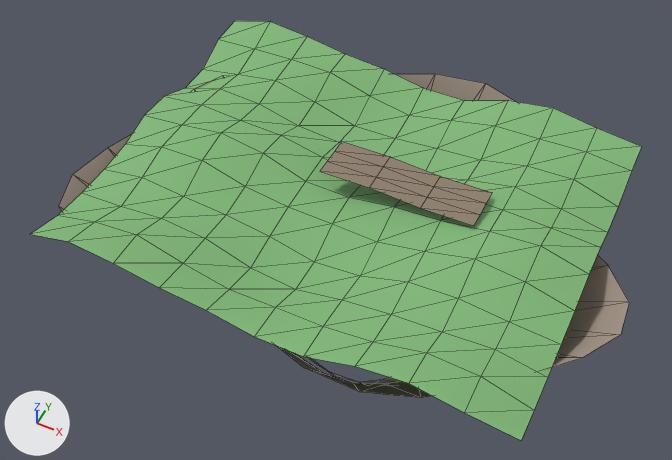
A saved change to the glTF model assets/models/world/island_terrain.gltf.
Rendered twice from a 50 mm camera at (3.07, -6.47, 7.42) aimed at (-0.25, 0.18, -0.88). The axes (+X, +Y, +Z) are drawn at lower left. The lights are the same throughout. The picture after the commit comes second. Mesh edges are drawn as thin lines. Where no turn or scale is listed for an object, it has been applied to the vertices.

The first picture shows 'cliff skirt', 'readable landing soil strip', 'terrain relief surface' and 1 more.
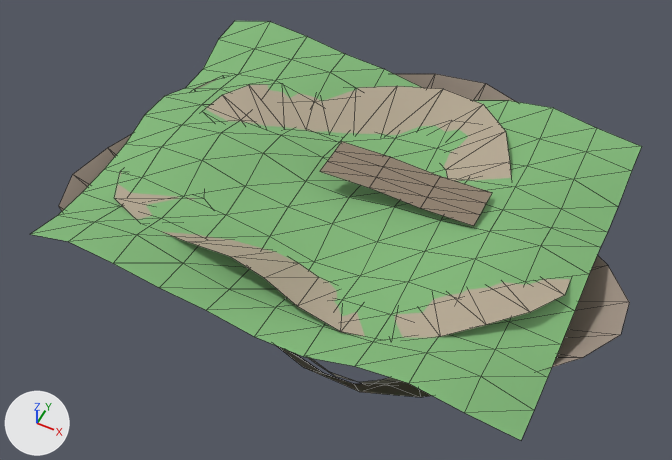
Location of each change, (x1, y1, x2, y2) in pixels of the pictures (672 x 460 px):
'terrace contour ledge', added (beige): after (114, 84, 571, 338)

Diff of the bpy script that builds the scene:
```diff
--- a/assets/models/world/island_terrain.gltf.py
+++ b/assets/models/world/island_terrain.gltf.py
@@ mat_terrace_scree_contour @@
+mat_terrace_scree_contour = principled_material('terrace scree contour')
+mat_terrace_scree_contour.base_color = (0.46, 0.39, 0.29)  # beige #b5a893
+mat_terrace_scree_contour.roughness = 0.91
@@ me_terrace_contour_ledge @@
+me_terrace_contour_ledge.from_pydata(...)  # 60 vertices, 60 faces; spans x -2.48..2.56, y -1.7..2.02, z -0.24..0.16
+me_terrace_contour_ledge.materials.append(mat_terrace_scree_contour)  # beige #b5a893
@@ ob_terrace_contour_ledge @@
+ob_terrace_contour_ledge = bpy.data.objects.new('terrace contour ledge', me_terrace_contour_ledge)
+ob_terrace_contour_ledge.location = (0.0, 0.0, 0.0)
```
